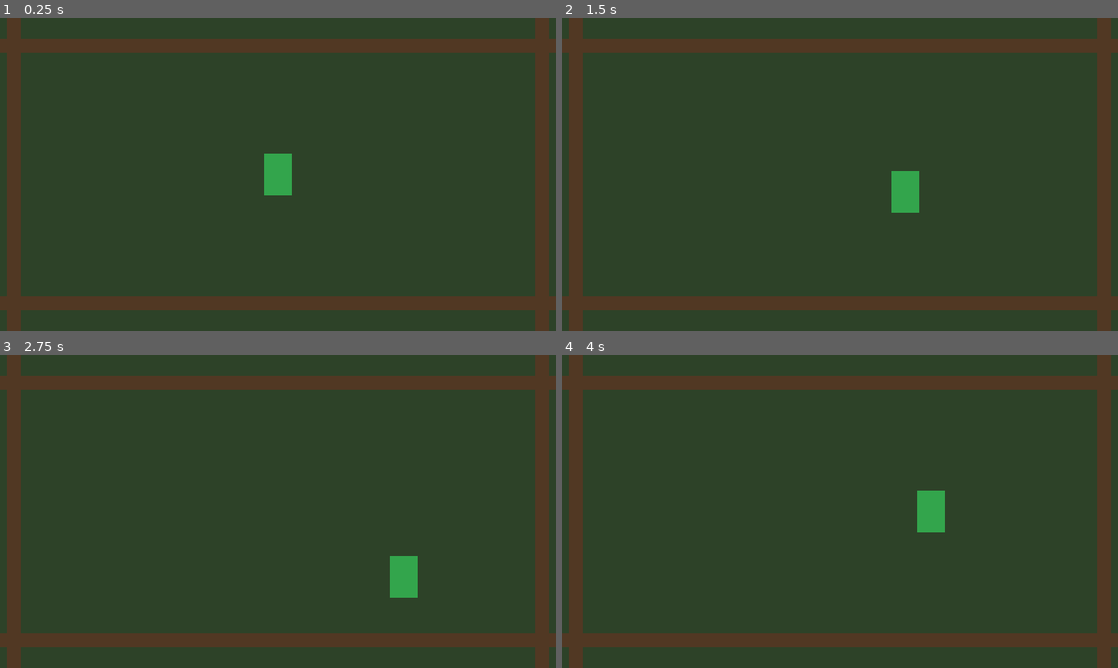
Above: before the commit, frames 1-4 (two rows, left to right).
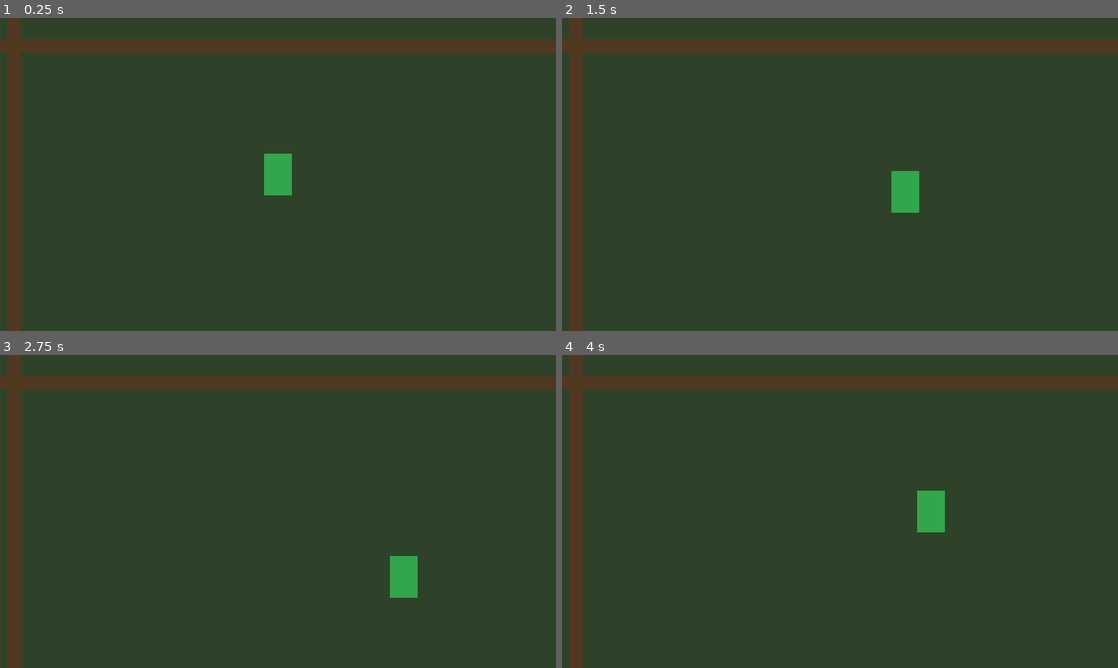
Above: after the commit, the same moments.

Repository: stasar14-rgb/Harvest-Dream
Game: Godot game, scene res://scenes/main.tscn
Two runs of this game, one before a commit and one after it. Both use one fixed random seed, a clock stepped at 60 frames per second and the inputs below.
Inputs:
- Up to frame 1 (0.25 s): no input
- Up to frame 2 (1.5 s): tap Enter at 0.5 s; hold D (move_right) 0.53-1.28 s; hold S (move_down) from 1.28 s (still down)
- Up to frame 3 (2.75 s): release S (move_down) at 2.03 s; hold D (move_right) from 2.03 s (still down)
- Up to frame 4 (4 s): release D (move_right) at 2.78 s; hold W (move_up) 2.78-3.53 s; hold A (move_left) from 3.53 s (still down)

The runs differ from the first frame. In frame 1, 6.6% of the frame differs, in the area x 0-100%, y 0-100%; in frame 2, 6.6%; in frame 3, 6.6%; in frame 4, 6.6%.

Commit message:
Vergrößere Testareal für Kameratest

Diff:
--- a/scenes/test_area.tscn
+++ b/scenes/test_area.tscn
@@ -1,47 +1,47 @@
 [gd_scene load_steps=3 format=3]
 
 [sub_resource type="RectangleShape2D" id="RectangleShape2D_horizontal"]
-size = Vector2(640, 16)
+size = Vector2(1280, 16)
 
 [sub_resource type="RectangleShape2D" id="RectangleShape2D_vertical"]
-size = Vector2(16, 360)
+size = Vector2(16, 720)
 
 [node name="TestArea" type="Node2D"]
 
 [node name="Floor" type="Polygon2D" parent="."]
 color = Color(0.18, 0.26, 0.16, 1)
-polygon = PackedVector2Array(0, 0, 640, 0, 640, 360, 0, 360)
+polygon = PackedVector2Array(0, 0, 1280, 0, 1280, 720, 0, 720)
 
 [node name="TopWallVisual" type="Polygon2D" parent="."]
 color = Color(0.32, 0.22, 0.14, 1)
-polygon = PackedVector2Array(0, 24, 640, 24, 640, 40, 0, 40)
+polygon = PackedVector2Array(0, 24, 1280, 24, 1280, 40, 0, 40)
 
 [node name="BottomWallVisual" type="Polygon2D" parent="."]
 color = Color(0.32, 0.22, 0.14, 1)
-polygon = PackedVector2Array(0, 320, 640, 320, 640, 336, 0, 336)
+polygon = PackedVector2Array(0, 680, 1280, 680, 1280, 696, 0, 696)
 
 [node name="LeftWallVisual" type="Polygon2D" parent="."]
 color = Color(0.32, 0.22, 0.14, 1)
-polygon = PackedVector2Array(8, 0, 24, 0, 24, 360, 8, 360)
+polygon = PackedVector2Array(8, 0, 24, 0, 24, 720, 8, 720)
 
 [node name="RightWallVisual" type="Polygon2D" parent="."]
 color = Color(0.32, 0.22, 0.14, 1)
-polygon = PackedVector2Array(616, 0, 632, 0, 632, 360, 616, 360)
+polygon = PackedVector2Array(1256, 0, 1272, 0, 1272, 720, 1256, 720)
 
 [node name="Boundaries" type="StaticBody2D" parent="."]
 
 [node name="Top" type="CollisionShape2D" parent="Boundaries"]
-position = Vector2(320, 32)
+position = Vector2(640, 32)
 shape = SubResource("RectangleShape2D_horizontal")
 
 [node name="Bottom" type="CollisionShape2D" parent="Boundaries"]
-position = Vector2(320, 328)
+position = Vector2(640, 688)
 shape = SubResource("RectangleShape2D_horizontal")
 
 [node name="Left" type="CollisionShape2D" parent="Boundaries"]
-position = Vector2(16, 180)
+position = Vector2(16, 360)
 shape = SubResource("RectangleShape2D_vertical")
 
 [node name="Right" type="CollisionShape2D" parent="Boundaries"]
-position = Vector2(624, 180)
+position = Vector2(1264, 360)
 shape = SubResource("RectangleShape2D_vertical")
